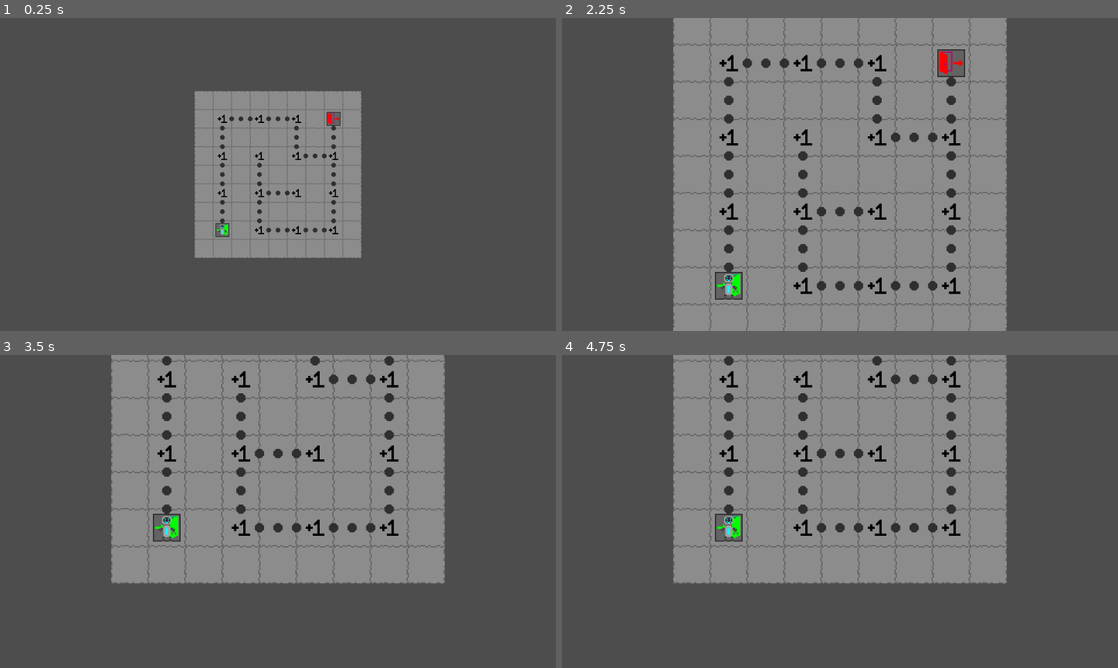
Above: before the commit, frames 1-4 (two rows, left to right).
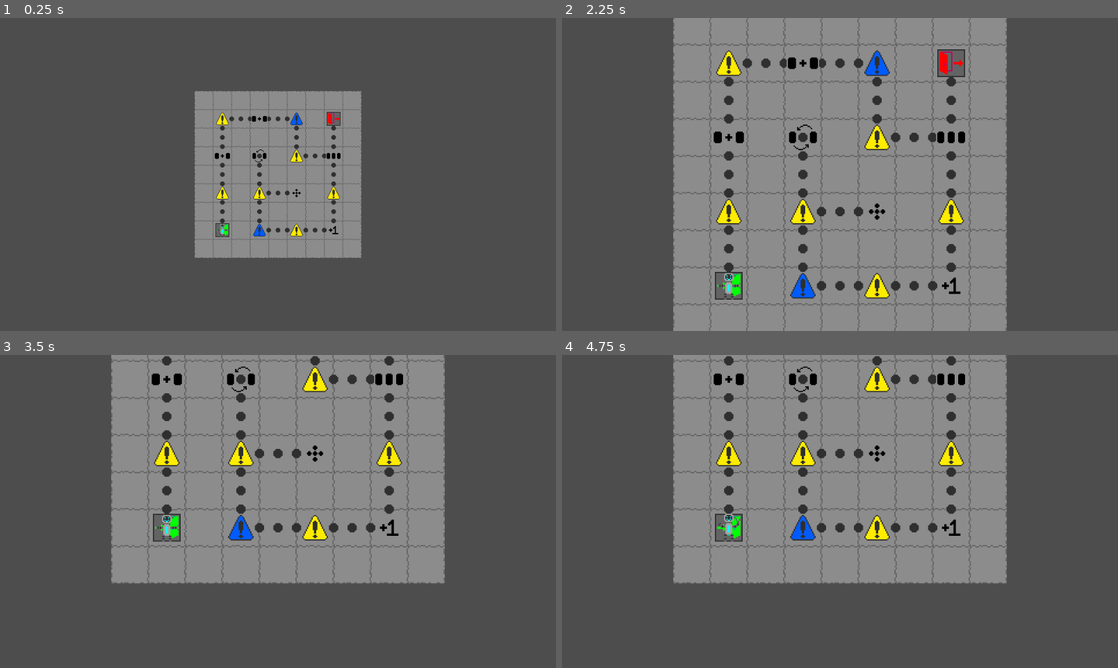
Above: after the commit, the same moments.

Repository: CattacoCattaco/strategy-deckbuilder-roguelike
Game: Godot game, scene res://world_map/world_map.tscn
The game is run twice, just before and just after one commit, with the same random seed, the same clock (stepped at 60 frames per second) and the same inputs.
Inputs (mouse positions are in pixels of both pictures, inside the frame that each line leads up to):
- Up to frame 1 (0.25 s): no input
- Up to frame 2 (2.25 s): tap Enter (do_event) at 0.5, 2 s; move the mouse to (962, 158) at 0.52 s; hold D (right) 0.53-1.25 s; hold Enter (do_event) 0.53-1.25 s; click (962, 158) at 0.67 s; tap Space at 1.25 s; drag from (728, 190) to (812, 237) at 1.27 s; move the mouse to (895, 105) at 2.02 s; hold D (right) from 2.03 s (still down); hold Z (zoom) from 2.03 s (still down)
- Up to frame 3 (3.5 s): release D (right) at 2.75 s; release Z (zoom) at 2.75 s; tap Space at 2.75 s; drag from (250, 574) to (111, 464) at 2.77 s
- Up to frame 4 (4.75 s): move the mouse to (1006, 558) at 3.52 s; hold A (left) 3.53-4.25 s; tap Shift at 3.6 s; tap Enter (do_event) at 4.25 s; drag from (673, 464) to (756, 433) at 4.27 s

The runs differ from the first frame. In frame 1, 0.7% of the frame differs, in the area x 38-62%, y 30-70%; in frame 2, 2.9%, in the area x 27-73%, y 10-90%; in frame 3, 2.2%; in frame 4, 2.2%.

Commit message:
New Sprites
The bots are now animated and I created a sprite for the new deck manipulation types

Diff:
--- a/tile_grid/tile/tile_object/data/objects/enemies/level_0/fear_bot.tres
+++ b/tile_grid/tile/tile_object/data/objects/enemies/level_0/fear_bot.tres
@@ -3,7 +3,7 @@
 [ext_resource type="Script" uid="uid://qcayqubqp7nh" path="res://tile_grid/tile/tile_object/data/action_source/enemy_action_source.gd" id="1_c6l4x"]
 [ext_resource type="Script" uid="uid://cxprmuxsp2kc6" path="res://tile_grid/tile/tile_object/data/action_source/enemy_action_flow/move_closer_further_action_flow.gd" id="1_grf4y"]
 [ext_resource type="Script" uid="uid://g0hmwqu3bxiu" path="res://tile_grid/tile/tile_object/data/tile_object_data.gd" id="2_grf4y"]
-[ext_resource type="Texture2D" uid="uid://diebfv156uten" path="res://tile_grid/tile/tile_object/textures/evilbot.png" id="3_c6l4x"]
+[ext_resource type="Texture2D" uid="uid://d0fict1bqsejy" path="res://tile_grid/tile/tile_object/textures/fearbot.png" id="4_ddmhd"]
 
 [sub_resource type="Resource" id="Resource_gl1p2"]
 script = ExtResource("1_grf4y")
@@ -20,7 +20,7 @@
 
 [resource]
 script = ExtResource("2_grf4y")
-texture = ExtResource("3_c6l4x")
+texture = ExtResource("4_ddmhd")
 texture_type = 2
 object_type = 2
 max_health = 2
--- a/tile_grid/tile/tile_object/data/objects/enemies/level_1/fear_bot.tres
+++ b/tile_grid/tile/tile_object/data/objects/enemies/level_1/fear_bot.tres
@@ -3,7 +3,7 @@
 [ext_resource type="Script" uid="uid://cxprmuxsp2kc6" path="res://tile_grid/tile/tile_object/data/action_source/enemy_action_flow/move_closer_further_action_flow.gd" id="1_u3xi4"]
 [ext_resource type="Script" uid="uid://qcayqubqp7nh" path="res://tile_grid/tile/tile_object/data/action_source/enemy_action_source.gd" id="2_2ype2"]
 [ext_resource type="Script" uid="uid://g0hmwqu3bxiu" path="res://tile_grid/tile/tile_object/data/tile_object_data.gd" id="3_1rgf7"]
-[ext_resource type="Texture2D" uid="uid://diebfv156uten" path="res://tile_grid/tile/tile_object/textures/evilbot.png" id="4_gt321"]
+[ext_resource type="Texture2D" uid="uid://d0fict1bqsejy" path="res://tile_grid/tile/tile_object/textures/fearbot.png" id="4_u3xi4"]
 
 [sub_resource type="Resource" id="Resource_gl1p2"]
 script = ExtResource("1_u3xi4")
@@ -22,7 +22,7 @@
 
 [resource]
 script = ExtResource("3_1rgf7")
-texture = ExtResource("4_gt321")
+texture = ExtResource("4_u3xi4")
 texture_type = 2
 object_type = 2
 max_health = 2
--- a/world_map/world_map.gd
+++ b/world_map/world_map.gd
@@ -6,7 +6,7 @@
 @export var deck_manipulation_scene: PackedScene
 @export var deck_view_scene: PackedScene
 
-@export var player: Sprite2D
+@export var player: AnimatedSprite2D
 @export var camera: DraggableCamera
 
 @export var used_size: int = 7
@@ -39,6 +39,7 @@
 
 
 func _ready() -> void:
+	player.play("default")
 	generate_map()
 
 
--- a/world_map/world_map.tscn
+++ b/world_map/world_map.tscn
@@ -8,9 +8,41 @@
 [ext_resource type="PackedScene" uid="uid://kjvs4xvvrmvc" path="res://deck_manipulation_screen/deck_manipulation_screen.tscn" id="4_nirhn"]
 [ext_resource type="PackedScene" uid="uid://ddr5jt22gsudo" path="res://deck_view/deck_view.tscn" id="5_yqyfv"]
 
-[sub_resource type="AtlasTexture" id="AtlasTexture_fsjge"]
+[sub_resource type="AtlasTexture" id="AtlasTexture_yqyfv"]
 atlas = ExtResource("3_g238a")
 region = Rect2(0, 0, 32, 32)
+
+[sub_resource type="AtlasTexture" id="AtlasTexture_jlife"]
+atlas = ExtResource("3_g238a")
+region = Rect2(32, 0, 32, 32)
+
+[sub_resource type="AtlasTexture" id="AtlasTexture_drcok"]
+atlas = ExtResource("3_g238a")
+region = Rect2(64, 0, 32, 32)
+
+[sub_resource type="AtlasTexture" id="AtlasTexture_wfu35"]
+atlas = ExtResource("3_g238a")
+region = Rect2(96, 0, 32, 32)
+
+[sub_resource type="SpriteFrames" id="SpriteFrames_7qa00"]
+animations = [{
+"frames": [{
+"duration": 1.0,
+"texture": SubResource("AtlasTexture_yqyfv")
+}, {
+"duration": 1.0,
+"texture": SubResource("AtlasTexture_jlife")
+}, {
+"duration": 1.0,
+"texture": SubResource("AtlasTexture_drcok")
+}, {
+"duration": 1.0,
+"texture": SubResource("AtlasTexture_wfu35")
+}],
+"loop": true,
+"name": &"default",
+"speed": 1.25
+}]
 
 [node name="WorldMap" type="Node2D" node_paths=PackedStringArray("player", "camera")]
 script = ExtResource("1_yw1td")
@@ -22,9 +54,10 @@
 camera = NodePath("Camera2D")
 used_size = 4
 
-[node name="Player" type="Sprite2D" parent="."]
+[node name="Player" type="AnimatedSprite2D" parent="."]
 z_index = 5
-texture = SubResource("AtlasTexture_fsjge")
+sprite_frames = SubResource("SpriteFrames_7qa00")
+frame_progress = 0.76094157
 centered = false
 
 [node name="Camera2D" type="Camera2D" parent="." node_paths=PackedStringArray("world_map")]
--- a/world_map/world_map_tile/world_map_tile.gd
+++ b/world_map/world_map_tile/world_map_tile.gd
@@ -118,14 +118,14 @@
 	else:
 		event_type = EventType.MISSION
 
-	event_type = EventType.DESTROY_CARD
+	#event_type = EventType.DESTROY_CARD
 	event_signs[event_type].show()
 	is_positive = false
 	completed = false
 
 
 func add_reward_event() -> void:
-	event_type = EventType.DESTROY_CARD#POSITIVE_EVENTS.pick_random()
+	event_type = POSITIVE_EVENTS.pick_random()
 	event_signs[event_type].show()
 	is_positive = true
 	completed = false
--- a/world_map/world_map_tile/world_map_tile.tscn
+++ b/world_map/world_map_tile/world_map_tile.tscn
@@ -11,6 +11,9 @@
 [ext_resource type="Texture2D" uid="uid://cqiq3bbfh16nj" path="res://world_map/world_map_tile/add_symbol.png" id="8_1cgjn"]
 [ext_resource type="Texture2D" uid="uid://ubwp4tsce5us" path="res://world_map/world_map_tile/plus_range.png" id="9_e2toq"]
 [ext_resource type="Texture2D" uid="uid://bfol081qvty6a" path="res://world_map/world_map_tile/plus_effect_size.png" id="10_pt4fo"]
+[ext_resource type="Texture2D" uid="uid://dof1sx4jx3dl6" path="res://world_map/world_map_tile/delete_card.png" id="12_xeh17"]
+[ext_resource type="Texture2D" uid="uid://dw7w8y50vh2jv" path="res://world_map/world_map_tile/draft.png" id="13_dk87s"]
+[ext_resource type="Texture2D" uid="uid://e3o3vjjoa1uf" path="res://world_map/world_map_tile/stat_swap.png" id="14_8nbnf"]
 
 [sub_resource type="AtlasTexture" id="AtlasTexture_1cgjn"]
 resource_local_to_scene = true
@@ -64,13 +67,13 @@
 centered = false
 
 [node name="DestroyCard" type="Sprite2D" parent="."]
-texture = ExtResource("10_pt4fo")
+texture = ExtResource("12_xeh17")
 centered = false
 
 [node name="Draft" type="Sprite2D" parent="."]
-texture = ExtResource("10_pt4fo")
+texture = ExtResource("13_dk87s")
 centered = false
 
 [node name="StatSwap" type="Sprite2D" parent="."]
-texture = ExtResource("10_pt4fo")
+texture = ExtResource("14_8nbnf")
 centered = false
Binary file changed: tile_grid/tile/tile_object/textures/evilbot.png
Binary file added: tile_grid/tile/tile_object/textures/fearbot.png
Not shown, added: tile_grid/tile/tile_object/textures/fearbot.png.import
Binary file changed: tile_grid/tile/tile_object/textures/player.png
Not shown: 1 places in world_map/world_map.tscn that only renumber resources
Binary file added: world_map/world_map_tile/delete_card.png
Not shown, added: world_map/world_map_tile/delete_card.png.import
Binary file added: world_map/world_map_tile/draft.png
Not shown, added: world_map/world_map_tile/draft.png.import
Binary file added: world_map/world_map_tile/stat_swap.png
Not shown, added: world_map/world_map_tile/stat_swap.png.import
Not shown: 1 places in world_map/world_map_tile/world_map_tile.tscn that only renumber resources
